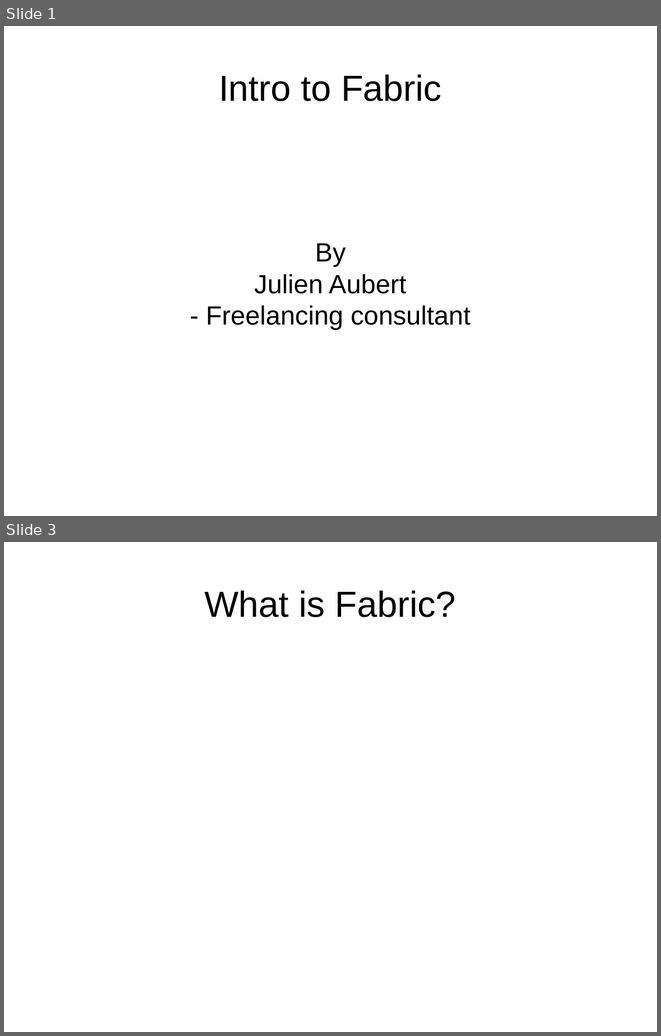
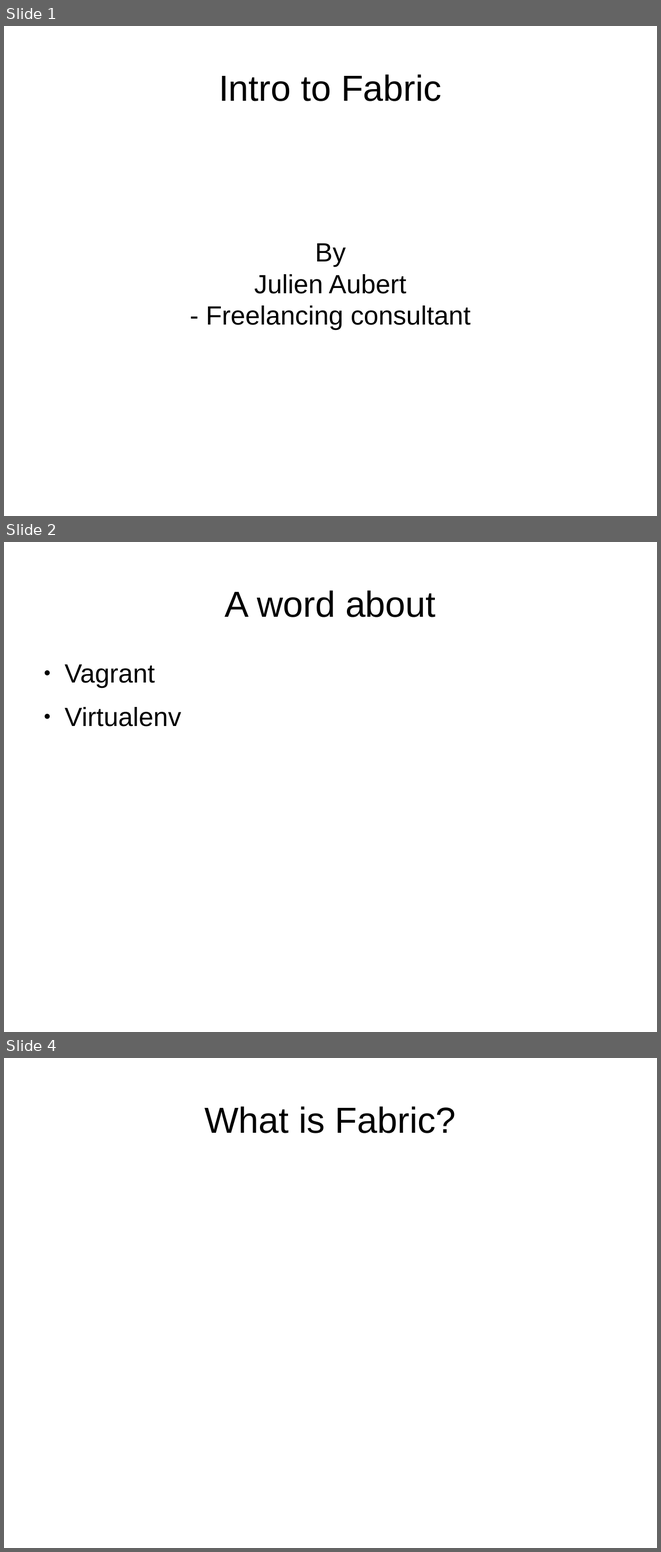
Before and after one commit to julienaubert/gothpy_fab, a slide deck: slides.odp. Shown one above the other, each under a label of ours: slides 1 and 3 before the commit, slides 1, 2 and 4 after it; the slides between them are not shown. The pictures are 661x1036 and 661x1552 pixels, drawn with LibreOffice and Linux fonts; fonts in the diff are those of the drawing. Boxes give left, top, right and bottom in pixels: in the first picture for what was removed or moved away, otherwise in the second. Text is boxed around its words. In the diff, an @@ line names an element or a change of style, - is before the commit and + after.

```diff
--- a/slides.odp
+++ b/slides.odp
@@ slide 2 added at [4,542,657,1032], background #FFFFFF @@
@@ title added at [224,590,436,617], 44 pt, text #000000 @@
+A word about
@@ text added at [64,664,181,726], 32 pt, text #000000 @@
+● Vagrant
+● Virtualenv
@@ what was slide 3 is now slide 4 @@
```
Also in this commit, not shown: 2 slides changed, 6 other slides added, 2 slides removed, 11 other files.
